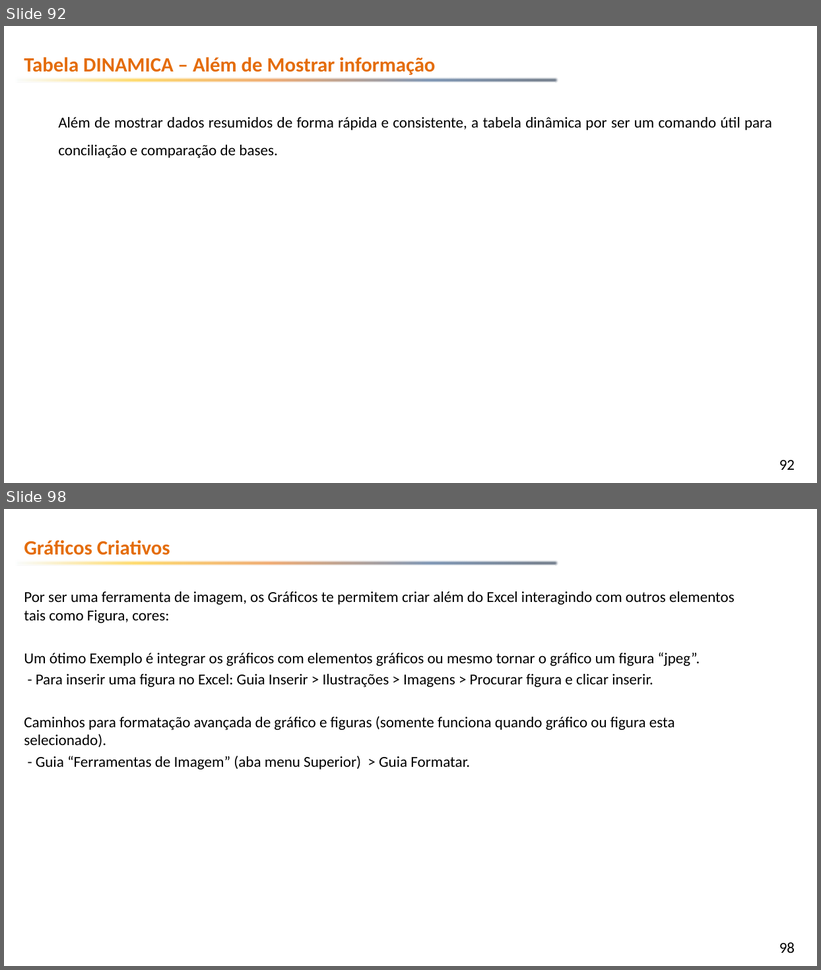
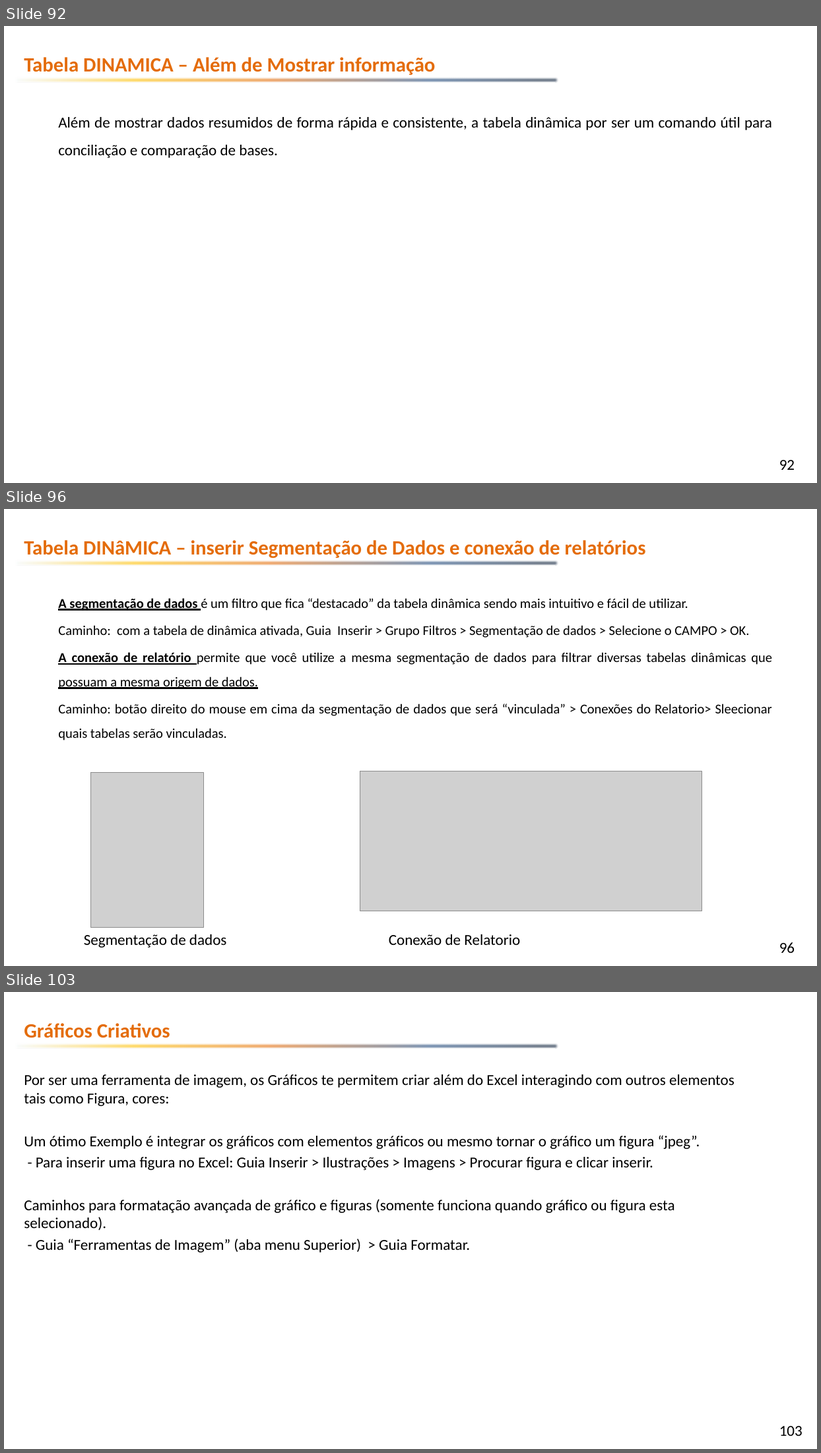
Before and after one commit to emerson-fenrir/Excel_Basico, a slide deck: Professor/Aula3.pptx. Shown one above the other, each under a label of ours: slides 92 and 98 before the commit, slides 92, 96 and 103 after it; the slides between them are not shown. The pictures are 821x970 and 821x1453 pixels, drawn with LibreOffice and Linux fonts; fonts in the diff are those of the drawing; grey boxes stand for pictures; background and template pictures are left out. Boxes give left, top, right and bottom in pixels: in the first picture for what was removed or moved away, otherwise in the second. Text is boxed around its words. In the diff, an @@ line names an element or a change of style, - is before the commit and + after.

```diff
--- a/Professor/Aula3.pptx
+++ b/Professor/Aula3.pptx
@@ slide 96 added at bbox=[4, 509, 817, 966], background picture (left out); not listed: 2 template elements that a slide beside it also shows @@
@@ text added at bbox=[24, 540, 646, 559], 24 pt, text #E46C0A, bold @@
+Tabela DINâMICA – inserir Segmentação de Dados e conexão de relatórios
@@ text added at bbox=[58, 598, 772, 741], 16 pt, text #000000 @@
+A segmentação de dados é um filtro que fica “destacado” da tabela dinâmica sendo mais intuitivo e fácil de utilizar.
+Caminho: com a tabela de dinâmica ativada, Guia Inserir > Grupo Filtros > Segmentação de dados > Selecione o CAMPO > OK.
+A conexão de relatório permite que você utilize a mesma segmentação de dados para filtrar diversas tabelas dinâmicas que possuam a mesma origem de dados.
+Caminho: botão direito do mouse em cima da segmentação de dados que será “vinculada” > Conexões do Relatorio> Sleecionar quais tabelas serão vinculadas.
@@ picture added at bbox=[90, 772, 203, 928] @@
@@ picture added at bbox=[360, 771, 702, 912] @@
@@ text added at bbox=[84, 935, 520, 948], 18 pt, text #000000 @@
+Segmentação de dados Conexão de Relatorio
@@ what was slide 98 is now slide 103 @@
@@ page number at bbox=[780, 1426, 803, 1436]: text changed @@
-98
+103
```
Also in this commit, not shown: 1 slide changed, 4 other slides added, 6 other files.
